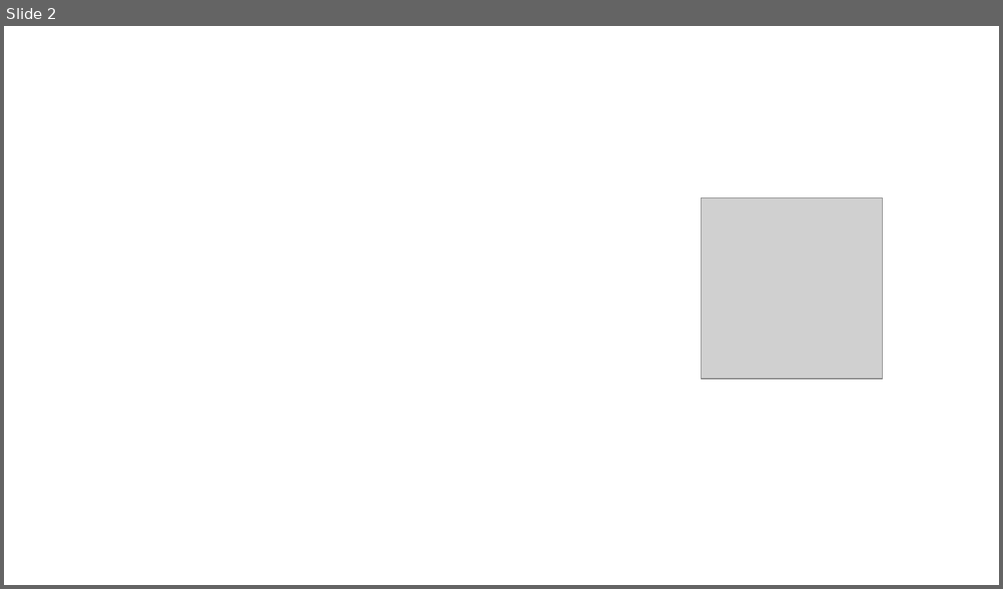
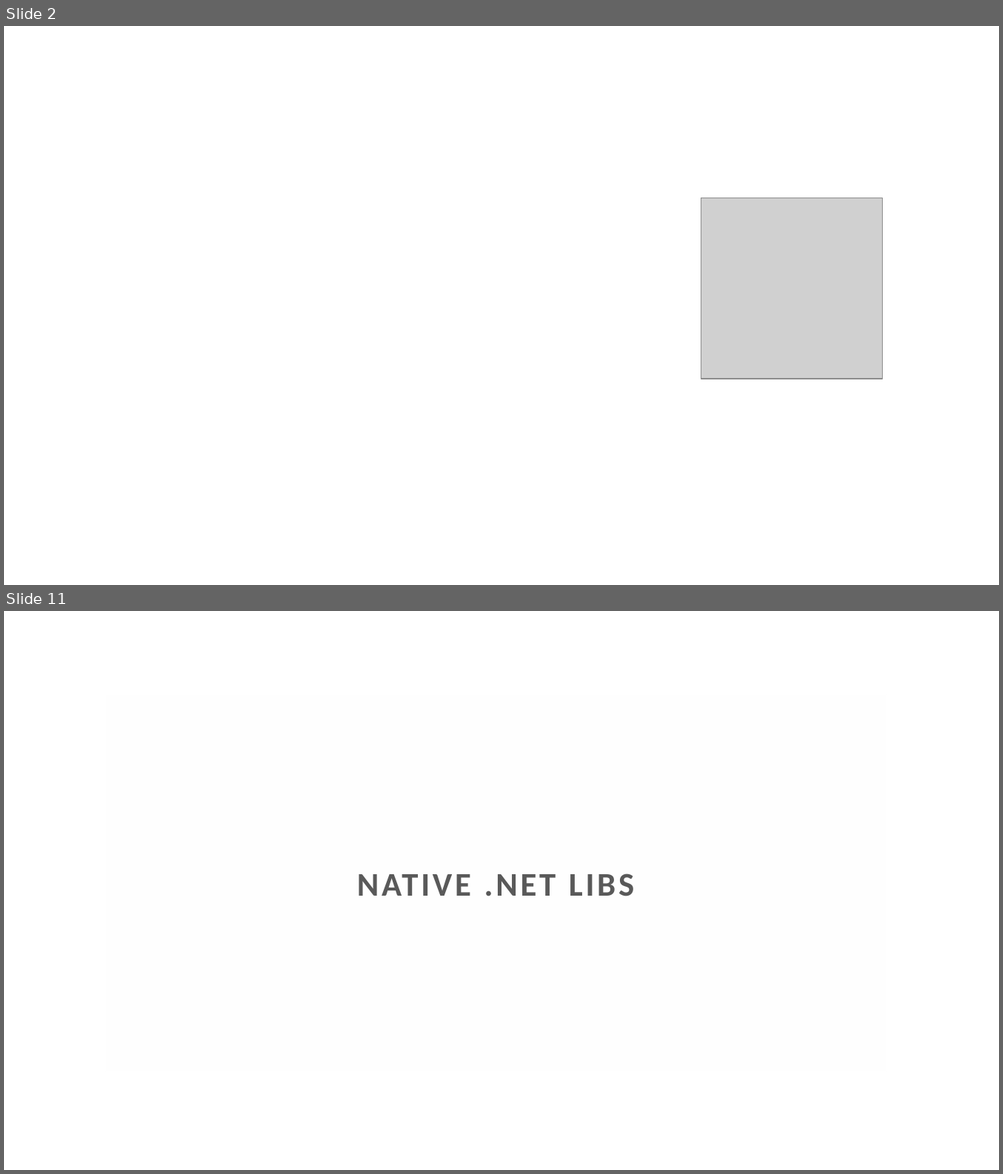
Before and after one commit to MihailRomanov/TechTalks_GUI_in_Net, a slide deck: presentation.pptx. Shown one above the other, each under a label of ours: slide 2 before the commit, slides 2 and 11 after it; the slides between them are not shown. The pictures are 1003x589 and 1003x1174 pixels, drawn with LibreOffice and Linux fonts; fonts in the diff are those of the drawing; grey boxes stand for pictures; background and template pictures are left out. Boxes give left, top, right and bottom in pixels: in the first picture for what was removed or moved away, otherwise in the second. Text is boxed around its words. In the diff, an @@ line names an element or a change of style, - is before the commit and + after.

```diff
--- a/presentation.pptx
+++ b/presentation.pptx
@@ slide 11 added at (x1=4, y1=611, x2=999, y2=1170), background picture (left out) @@
@@ title added at (x1=105, y1=694, x2=885, y2=1071), fill #FEFEFE at 66% opacity, outline #FFFFFF 0.5 pt, 24 pt, text #595959, bold @@
+NATIVE .NET LIBS
```
Also in this commit, not shown: 19 other slides added, 10 slides removed.
